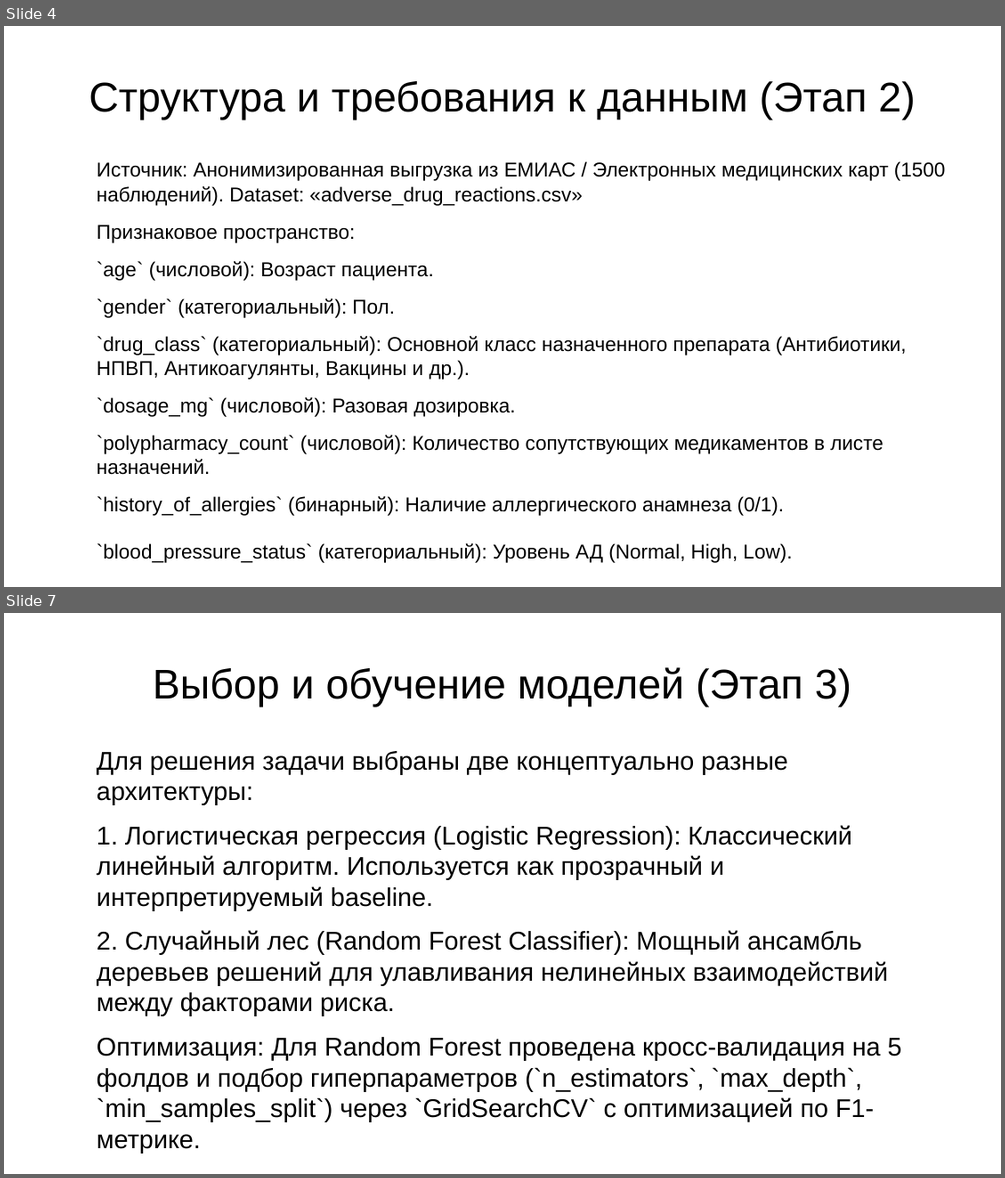
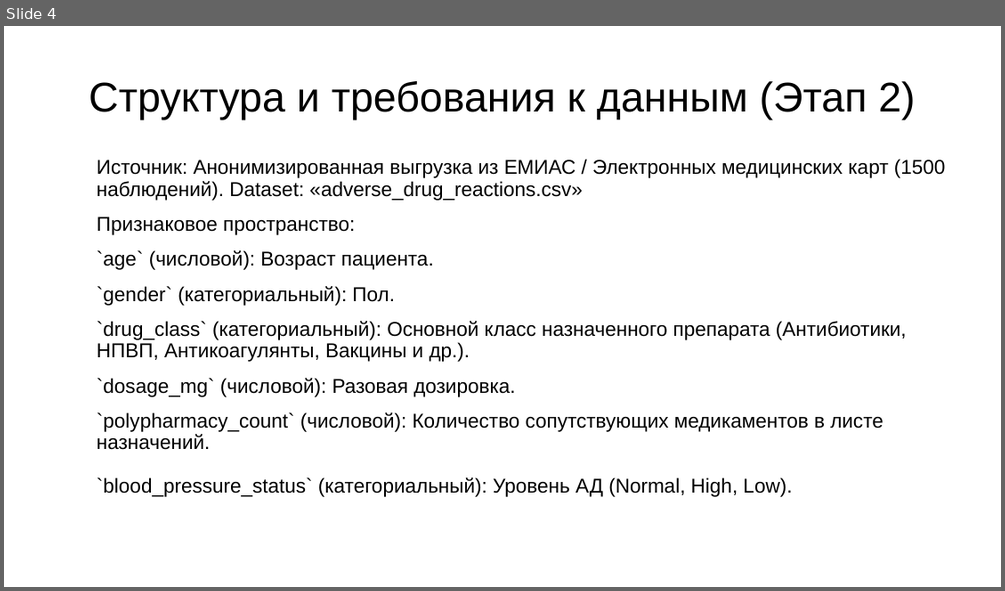
Before and after one commit to HakLuck/my-first-project, a slide deck: Презентация к проекту по DS.pptx. Shown one above the other, each under a label of ours: slides 4 and 7 before the commit, slide 4 after it; the slides between them are not shown. The pictures are 1005x1178 and 1005x591 pixels, drawn with LibreOffice and Linux fonts; fonts in the diff are those of the drawing; background and template pictures are left out. Boxes give left, top, right and bottom in pixels: in the first picture for what was removed or moved away, otherwise in the second. Text is boxed around its words. In the diff, an @@ line names an element or a change of style, - is before the commit and + after.

```diff
--- a/Презентация к проекту по DS.pptx
+++ b/Презентация к проекту по DS.pptx
@@ slide 7 removed at [4,613,1001,1174], background picture (left out) @@
@@ title removed at [153,667,851,706] @@
-Выбор и обучение моделей (Этап 3)
@@ text removed at [97,751,902,1152] @@
-Для решения задачи выбраны две концептуально разные архитектуры:
-1. Логистическая регрессия (Logistic Regression): Классический линейный алгоритм. Используется как прозрачный и интерпретируемый baseline.
-2. Случайный лес (Random Forest Classifier): Мощный ансамбль деревьев решений для улавливания нелинейных взаимодействий между факторами риска.
-Оптимизация: Для Random Forest проведена кросс-валидация на 5 фолдов и подбор гиперпараметров (`n_estimators`, `max_depth`, `min_samples_split`) через `GridSearchCV` с оптимизацией по F1-метрике.
@@ slide 4 changed as well @@
@@ text "Источник: Анонимизированная выгрузка из ЕМИАС ..." at [97,159,946,497]: line spacing 1 to 0.9 @@
@@ text at [97,496,784,516]: paragraph removed @@
-`history_of_allergies` (бинарный): Наличие аллергического анамнеза (0/1).
```
Also in this commit, not shown: 8 other slides changed, 5 slides added, 3 other slides removed, 1 other file.
